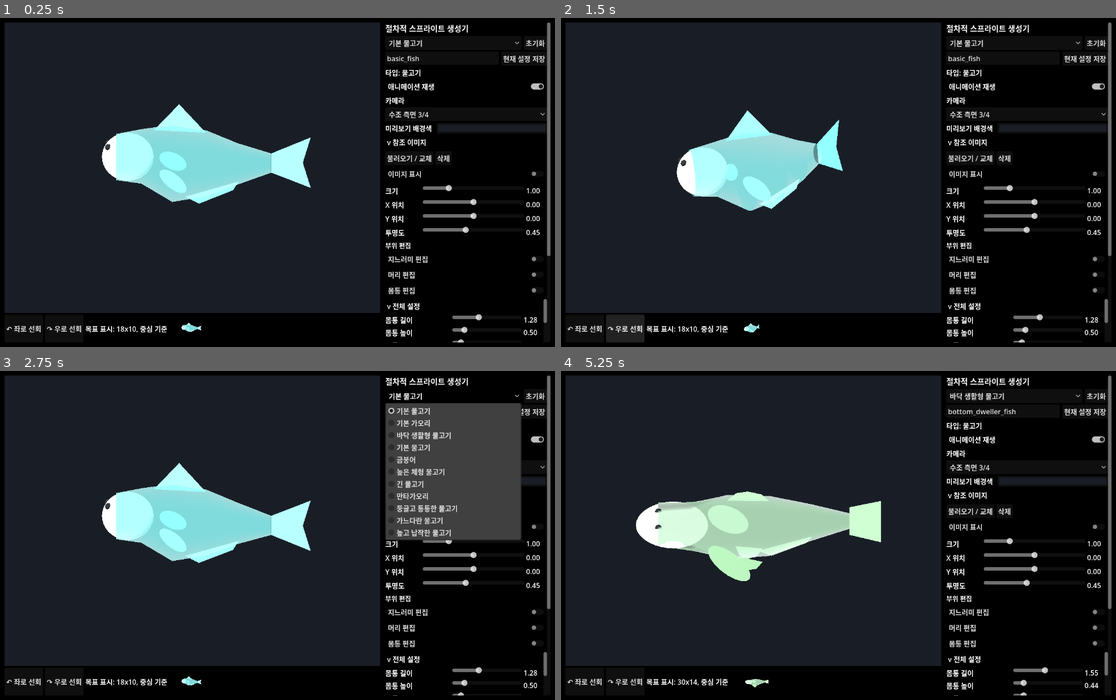
Above: before the commit, frames 1-4 (two rows, left to right).
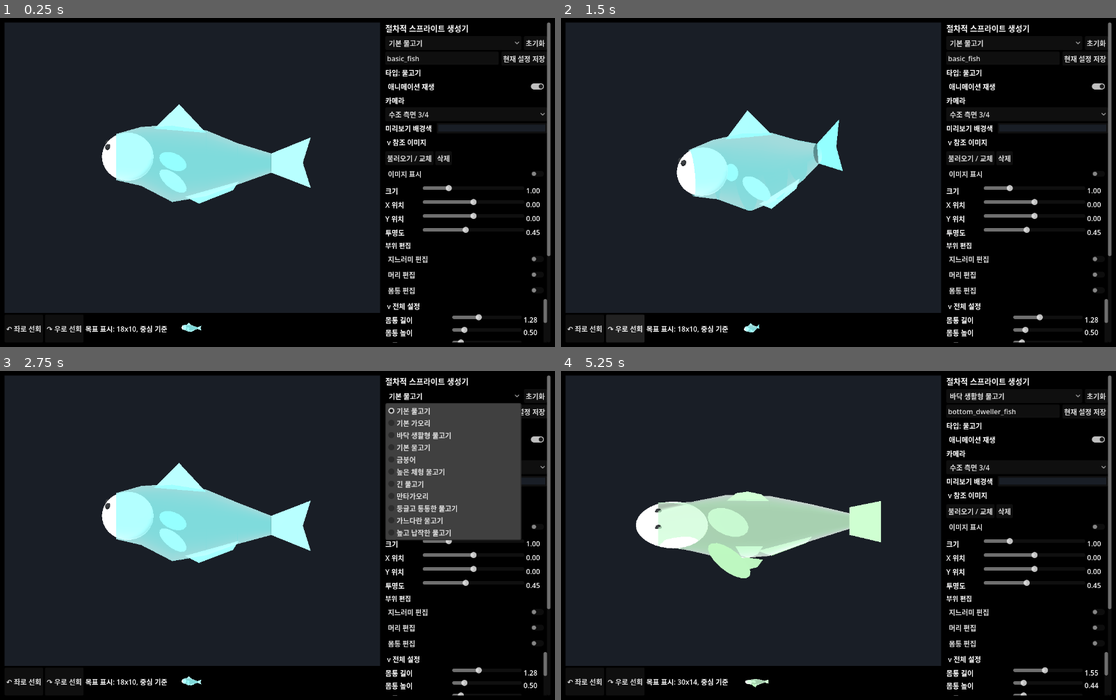
Above: after the commit, the same moments.

Repository: currywhaleshark/aquarium_sprite_mock-up_generator
Game: Godot game, scene res://scenes/Main.tscn
The game is run twice, just before and just after one commit, with the same random seed, the same clock (stepped at 60 frames per second) and the same inputs.
Inputs:
- Up to frame 1 (0.25 s): no input
- Up to frame 2 (1.5 s): click "↶ 좌로 선회" at 0.5 s; click "↷ 우로 선회" at 1.25 s
- Up to frame 3 (2.75 s): click "기본 물고기" at 2 s
- Up to frame 4 (5.25 s): click "초기화" at 2.75 s; click "현재 설정 저장" at 3.5 s; click "basic_fish (사용자)" at 4.25 s; click "애니메이션 재생" at 5 s

The runs differ from the first frame. In frame 1, 0.1% of the frame differs, in the area x 21-36%, y 28-96%; in frame 2, 0.1%; in frame 3, 0.1%; in frame 4, 0.5%, in the area x 17-37%, y 37-97%.

Commit message:
fix: account for snout stretch and implement smooth ring-by-ring radius blending in head-body transition

Diff:
--- a/scripts/creature/FishRig.gd
+++ b/scripts/creature/FishRig.gd
@@ -296,15 +296,23 @@
 		"head_scale": head_scale,
 		"head_offset": head_offset,
 		"forehead_slope": param_float("forehead_slope", 0.35),
+		"snout_length": param_float("snout_length", 0.0),
 		"shell_expand": shell_expand,
 		"start_x": start_x,
 		"radius_y": maxf(head_scale.y * 0.5 + shell_expand * 0.72, 0.04),
 		"radius_z": maxf(head_scale.z * 0.5 + shell_expand * 0.72, 0.035),
 	}
 
-func _get_head_contour_radius(x_local_unscaled: float, shape: String, forehead_slope: float) -> Vector2:
-	var x := clampf(x_local_unscaled, -0.499, 0.499)
-	var sin_phi := sqrt(1.0 - 4.0 * x * x)
+func _get_head_contour_radius(x_local_unscaled: float, shape: String, forehead_slope: float, snout_length: float) -> Vector2:
+	var x := clampf(x_local_unscaled, -0.499 - snout_length, 0.499)
+	var x_base := x
+	if shape != "cephalofoil" and x < 0.0 and snout_length > 0.001:
+		var disc := 1.0 - 16.0 * snout_length * x
+		if disc >= 0.0:
+			x_base = (1.0 - sqrt(disc)) / (8.0 * snout_length)
+
+	x_base = clampf(x_base, -0.499, 0.499)
+	var sin_phi := sqrt(1.0 - 4.0 * x_base * x_base)
 	var y_deformed := 0.5 * sin_phi
 	var z_deformed := 0.5 * sin_phi
 
@@ -312,8 +320,8 @@
 		z_deformed *= (1.0 + sin_phi * 2.2)
 		y_deformed *= 0.42
 	else:
-		var u := x + 0.5
-		if x < 0.0:
+		var u := x_base + 0.5
+		if x_base < 0.0:
 			if shape == "pointed" or shape == "tapered":
 				var taper_factor := lerpf(0.12, 1.0, u / 0.5)
 				y_deformed *= taper_factor
@@ -323,7 +331,7 @@
 				y_deformed *= taper_factor
 				z_deformed *= taper_factor
 
-		if x < 0.1:
+		if x_base < 0.1:
 			var hump_weight := sin_phi * (1.0 - u)
 			var hump_height := 0.16 + forehead_slope * 0.15
 			if shape == "hump":
@@ -337,14 +345,11 @@
 	return Vector2(y_deformed, z_deformed)
 
 func _apply_head_shell_metrics(ring: Dictionary, radius_y: float, radius_z: float, metrics: Dictionary) -> Dictionary:
-	var ring_id := String(ring.get("id", ""))
-	if ring_id != "snout" and ring_id != "head":
-		return {"radius_y": radius_y, "radius_z": radius_z}
-
 	var shape := String(metrics.get("shape", "rounded"))
 	var head_scale: Vector3 = metrics.get("head_scale", Vector3.ONE)
 	var head_offset: float = float(metrics.get("head_offset", 0.0))
 	var forehead_slope: float = float(metrics.get("forehead_slope", 0.35))
+	var snout_length: float = float(metrics.get("snout_length", 0.0))
 	var shell_expand: float = float(metrics.get("shell_expand", 0.08))
 	var start_x: float = float(metrics.get("start_x", 0.0))
 	var end_x: float = float(metrics.get("end_x", 0.0))
@@ -353,17 +358,21 @@
 	var ring_x_world := lerpf(start_x, end_x, ring_x)
 	var x_local_unscaled := (ring_x_world - head_offset) / head_scale.x
 
-	var contour := _get_head_contour_radius(x_local_unscaled, shape, forehead_slope)
-
-	var target_y := head_scale.y * contour.x
-	var target_z := head_scale.z * contour.y
-
-	if ring_id == "snout":
-		target_y += shell_expand * 0.15
-		target_z += shell_expand * 0.15
-	elif ring_id == "head":
-		target_y += shell_expand * 0.65
-		target_z += shell_expand * 0.65
+	if x_local_unscaled >= 0.5:
+		return {"radius_y": radius_y, "radius_z": radius_z}
+
+	var contour := _get_head_contour_radius(x_local_unscaled, shape, forehead_slope, snout_length)
+
+	var r_head_y := head_scale.y * contour.x
+	var r_head_z := head_scale.z * contour.y
+
+	var blend_factor := clampf((x_local_unscaled - (-0.22)) / (0.5 - (-0.22)), 0.0, 1.0)
+
+	var exp_offset_y := lerpf(shell_expand * 0.15, shell_expand * lerpf(1.0, 0.22, ring_x), blend_factor)
+	var exp_offset_z := lerpf(shell_expand * 0.15, shell_expand * lerpf(1.0, 0.18, ring_x), blend_factor)
+
+	var target_y := lerpf(r_head_y, radius_y - shell_expand * lerpf(1.0, 0.22, ring_x), blend_factor) + exp_offset_y
+	var target_z := lerpf(r_head_z, radius_z - shell_expand * lerpf(1.0, 0.18, ring_x), blend_factor) + exp_offset_z
 
 	return {
 		"radius_y": maxf(target_y, 0.035),
